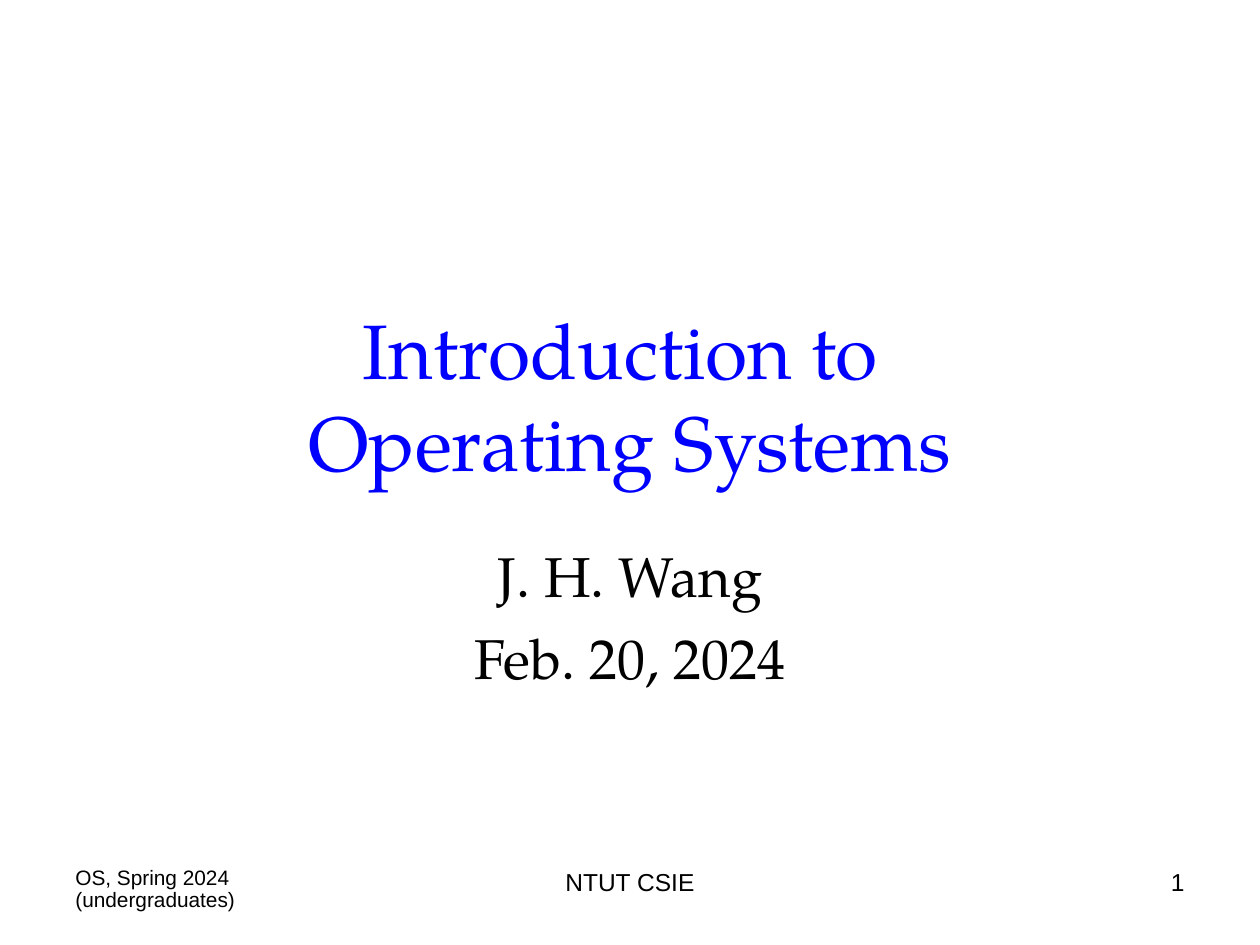
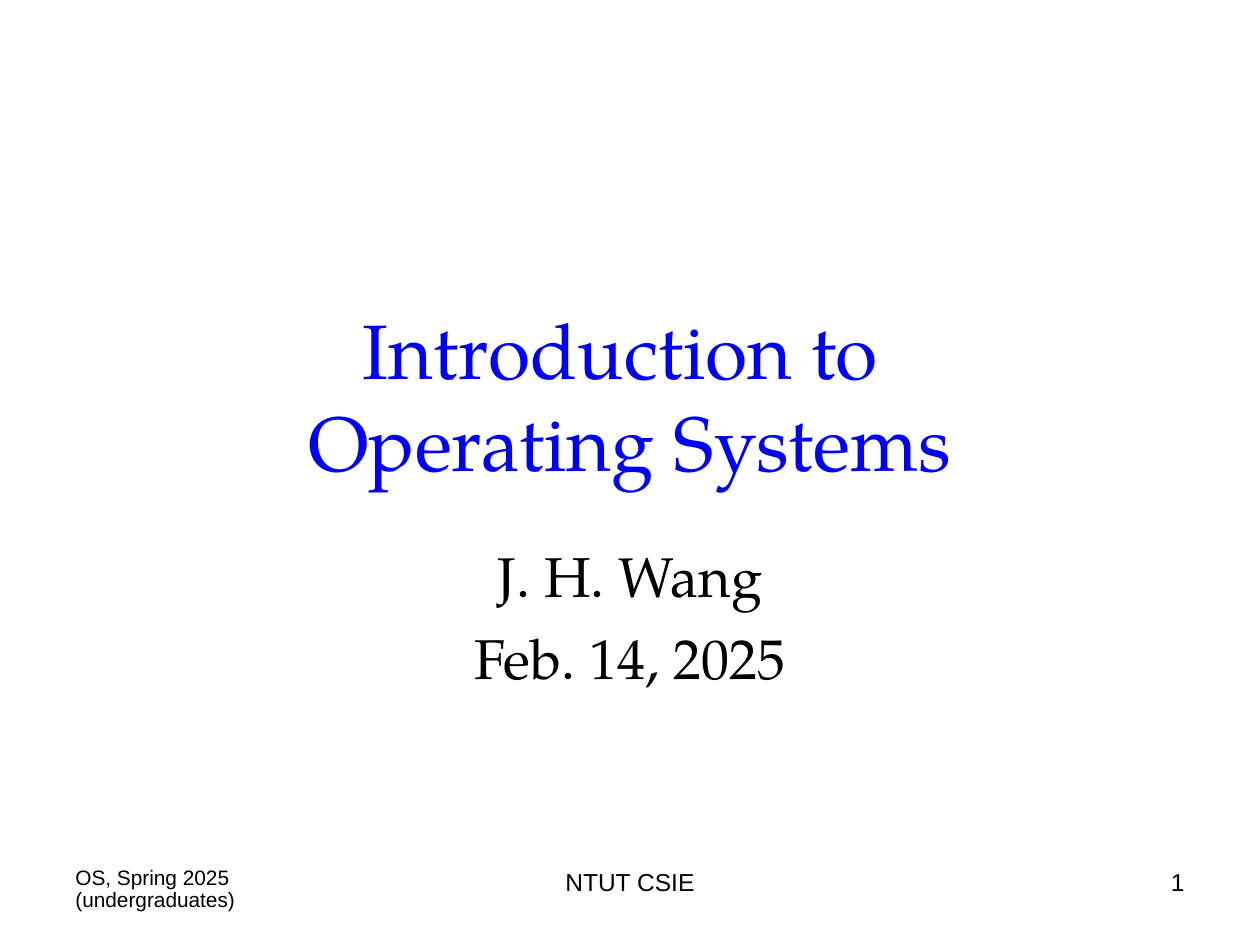
Before and after one commit to chriswjh/chriswjh.github.io, a slide deck: slide 1 of OSu/00-Overview.ppt. Drawn at 1260x945 pixels with LibreOffice and Linux fonts; fonts in the diff are those of the drawing. Boxes give left, top, right and bottom in pixels: in the first picture for what was removed or moved away, otherwise in the second. Text is boxed around its words. In the diff, an @@ line names an element or a change of style, - is before the commit and + after.

```diff
--- a/OSu/00-Overview.ppt
+++ b/OSu/00-Overview.ppt
@@ subtitle at <box>474,638,786,688</box>: text changed @@
-Feb. 20, 2024
+Feb. 14, 2025
@@ text at <box>75,870,235,912</box>: text changed @@
-OS, Spring 2024 (undergraduates)
+OS, Spring 2025 (undergraduates)
```
Also in this commit, not shown: 23 other slides changed, 5 other files.
